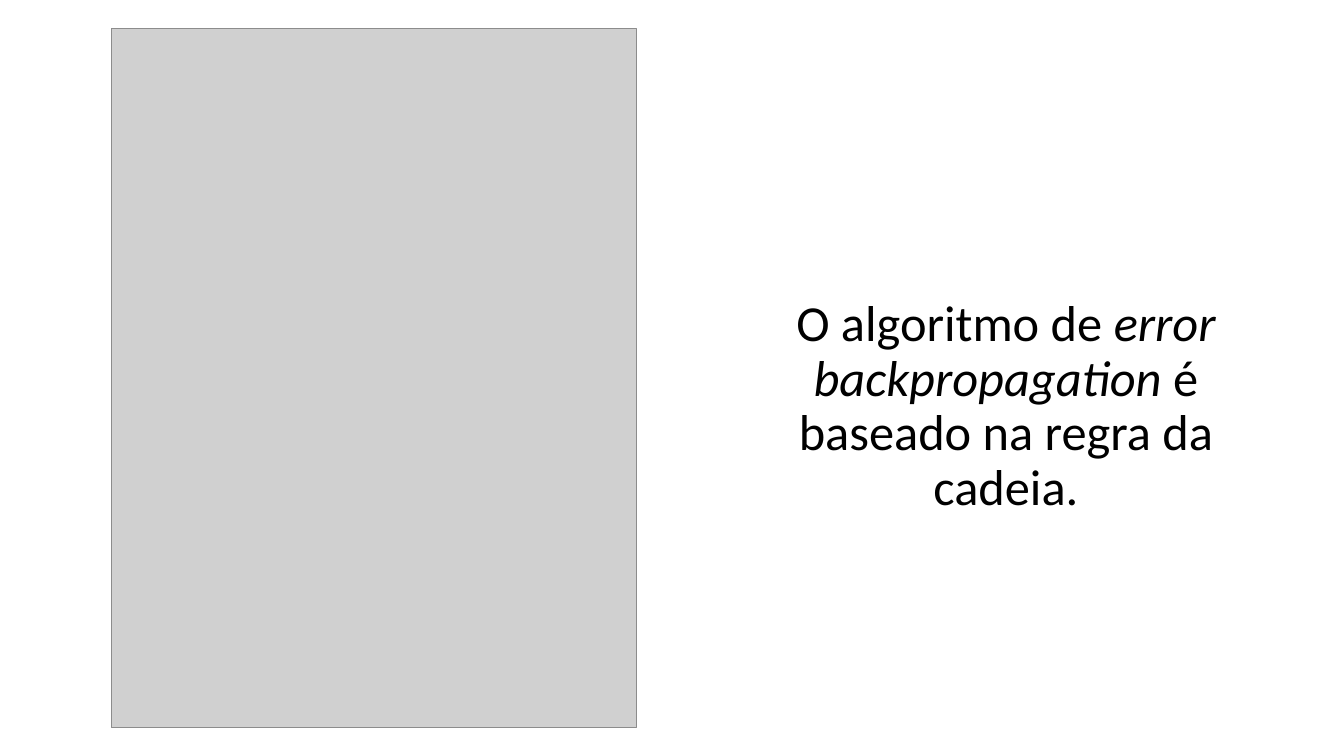
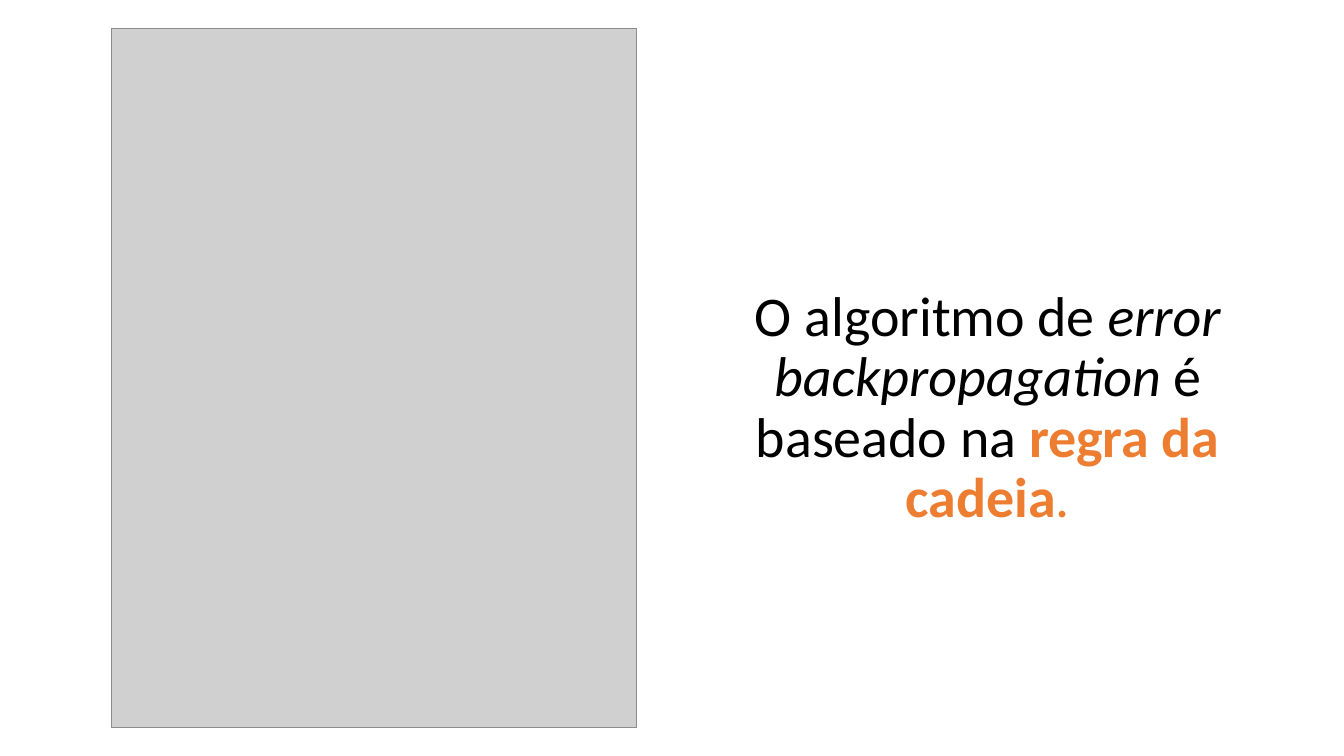
Before and after one commit to zz4fap/c24_inteligencia_artificial, a slide deck: slide 33 of slides/C24_MLP.pptx. Drawn at 1344x756 pixels with LibreOffice and Linux fonts; fonts in the diff are those of the drawing; grey boxes stand for pictures. Boxes give left, top, right and bottom in pixels: in the first picture for what was removed or moved away, otherwise in the second. Text is boxed around its words. In the diff, an @@ line names an element or a change of style, - is before the commit and + after.

```diff
--- a/slides/C24_MLP.pptx
+++ b/slides/C24_MLP.pptx
@@ text "O algoritmo de error backpropagation ...": place and size @@
-text "O algoritmo de error backpropagation ..." at (796, 306, 1216, 506)
+text "O algoritmo de error backpropagation ..." at (755, 297, 1221, 518)
@@ text "O algoritmo de error backpropagation ..." at (755, 297, 1221, 518): size 36 to 40 pt; text colour #000000 to #ED7D31, bold on in "regra da cadeia." @@
```
Also in this commit, not shown: 15 other slides changed, 1 other file.
